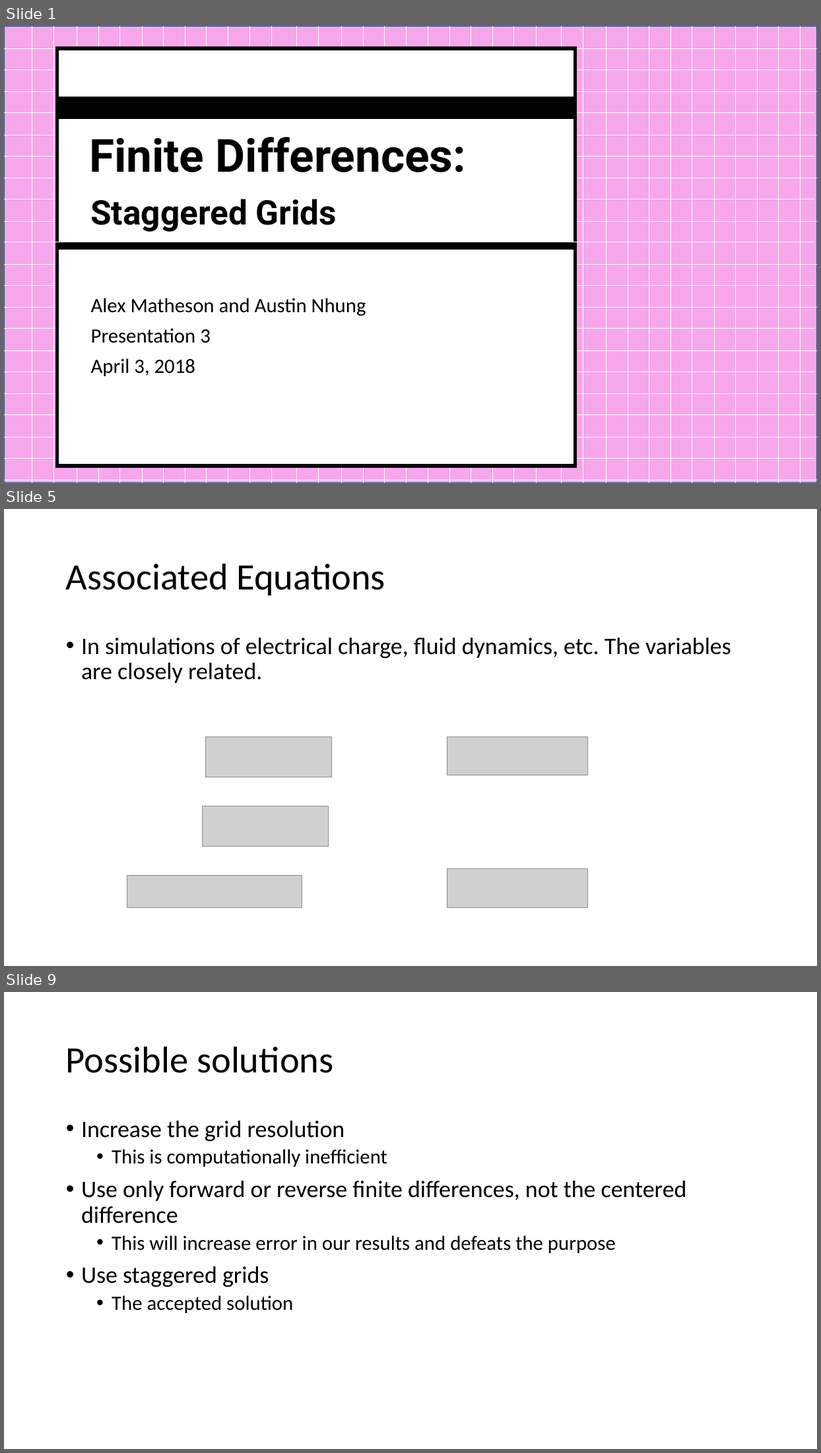
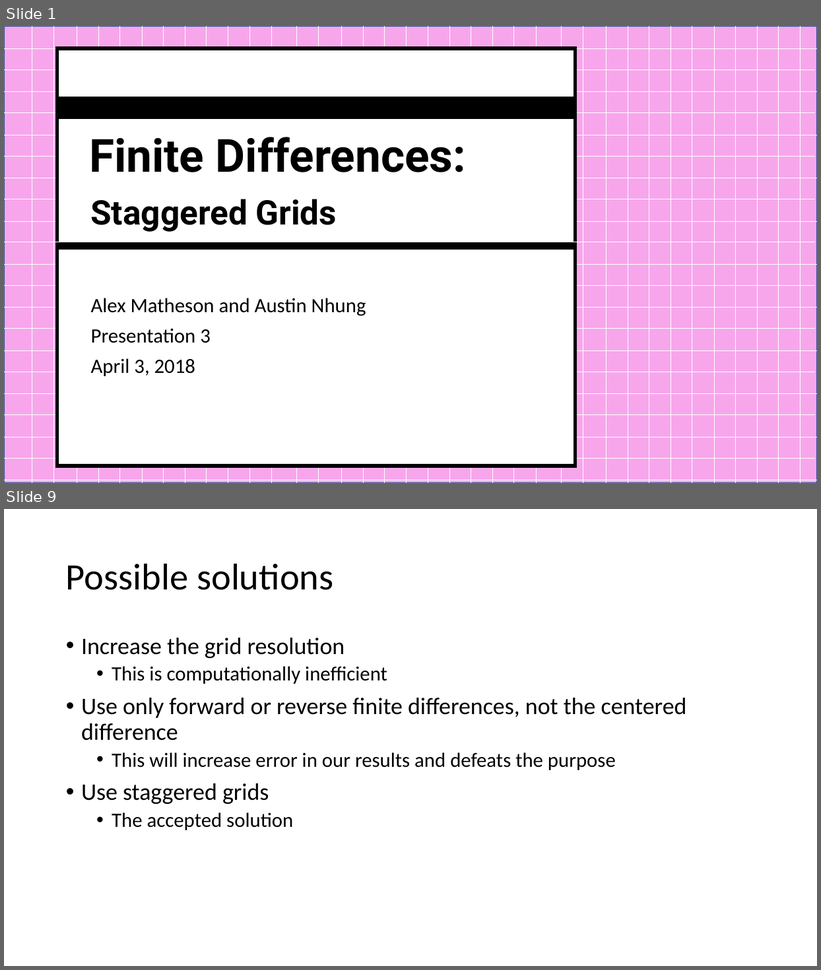
Before and after one commit to Tsintsuntsini/PHYS_581, a slide deck: Presentation3/Staggered Grids.pptx. Shown one above the other, each under a label of ours: slides 1, 5 and 9 before the commit, slides 1 and 9 after it; the slides between them are not shown. The pictures are 821x1453 and 821x970 pixels, drawn with LibreOffice and Linux fonts; fonts in the diff are those of the drawing; grey boxes stand for pictures. Boxes give left, top, right and bottom in pixels: in the first picture for what was removed or moved away, otherwise in the second. Text is boxed around its words. In the diff, an @@ line names an element or a change of style, - is before the commit and + after.

```diff
--- a/Presentation3/Staggered Grids.pptx
+++ b/Presentation3/Staggered Grids.pptx
@@ slide 5 removed at <box>4,509,817,966</box>, background #FFFFFF @@
@@ title removed at <box>66,563,385,595</box> @@
-Associated Equations
@@ text removed at <box>81,638,731,683</box> @@
-• In simulations of electrical charge, fluid dynamics, etc. The variables are closely related.
@@ picture removed at <box>206,737,332,778</box> @@
@@ picture removed at <box>448,737,588,776</box> @@
@@ picture removed at <box>202,807,329,847</box> @@
@@ picture removed at <box>127,875,302,908</box> @@
@@ picture removed at <box>448,869,588,908</box> @@
```
Also in this commit, not shown: 7 slides changed, 8 slides added, 2 other slides removed, 6 other files.
